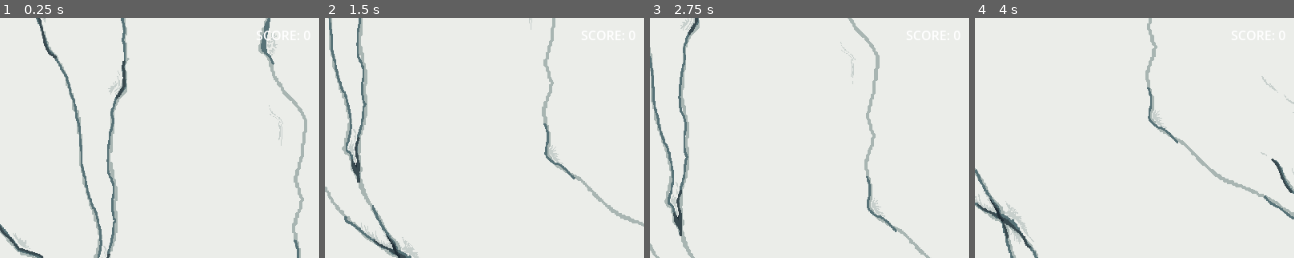
Above: before the commit, frames 1-4 (left to right).
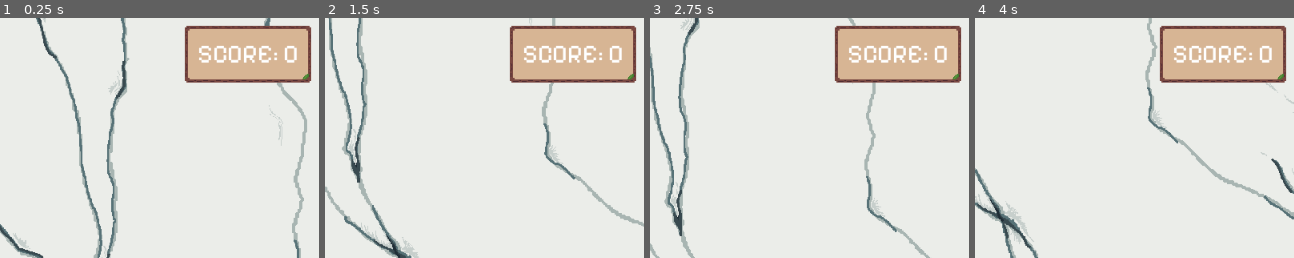
Above: after the commit, the same moments.

Repository: emilijaMarija/ants
Game: Godot game, scene res://game_scene.tscn
Same seed, same stepped clock (60 frames per second), same inputs: the game is played once before the commit and once after it.
Inputs (mouse positions are % of the whole screen's width and height, from its top left):
- Up to frame 1 (0.25 s): no input
- Up to frame 2 (1.5 s): move the mouse to (65, 45) at 0.52 s; move the mouse to (12, 55) at 1.27 s
- Up to frame 3 (2.75 s): move the mouse to (50, 28) at 2.02 s
- Up to frame 4 (4 s): move the mouse to (31, 70) at 2.77 s; move the mouse to (75, 65) at 3.52 s
The pictures show only the part of the screen within x 49-99%, y 1-51%; the shares and areas given below are measured in that part.

The runs differ from the first frame. In frame 1, 8.7% of the frame differs, in the area x 57-98%, y 3-28%; in frame 2, 8.7%; in frame 3, 8.7%; in frame 4, 8.6%.

Commit message:
Change UI theme

Diff:
--- a/ui/ui.tscn
+++ b/ui/ui.tscn
@@ -1,6 +1,22 @@
-[gd_scene load_steps=2 format=3 uid="uid://cultwn2a7j772"]
+[gd_scene load_steps=6 format=3 uid="uid://cultwn2a7j772"]
 
+[ext_resource type="Texture2D" uid="uid://clvjhlr0j8gli" path="res://assets/UI/board_leaf.png" id="1_o5toh"]
+[ext_resource type="FontFile" uid="uid://cw71ymtxw0vr1" path="res://ui/PixelifySans-Regular.ttf" id="1_rtcxu"]
 [ext_resource type="Script" path="res://ui/score.gd" id="1_wsofg"]
+
+[sub_resource type="StyleBoxTexture" id="StyleBoxTexture_m014h"]
+texture = ExtResource("1_o5toh")
+texture_margin_left = 16.0
+texture_margin_top = 16.0
+texture_margin_right = 16.0
+texture_margin_bottom = 16.0
+axis_stretch_horizontal = 1
+axis_stretch_vertical = 1
+
+[sub_resource type="Theme" id="Theme_up4a5"]
+default_font = ExtResource("1_rtcxu")
+Label/font_sizes/font_size = 32
+Label/styles/normal = SubResource("StyleBoxTexture_m014h")
 
 [node name="CanvasLayer" type="CanvasLayer"]
 
@@ -21,6 +37,7 @@
 offset_left = -61.0
 grow_horizontal = 0
 grow_vertical = 2
+theme = SubResource("Theme_up4a5")
 
 [node name="HBoxContainer" type="HBoxContainer" parent="Control/VBoxContainer"]
 layout_mode = 2
Not shown, added: assets/UI/board.png.import
Not shown, added: assets/UI/board_leaf.png.import
Not shown, added: assets/UI/score/board1.png.import
Not shown, added: assets/UI/score/board2.png.import
Not shown, added: assets/UI/score/board3.png.import
Not shown, added: assets/UI/score/board4.png.import
Not shown, added: assets/UI/score/board5.png.import
Not shown, added: assets/UI/score/board6.png.import
Not shown, added: assets/UI/score/board7.png.import
Not shown, added: assets/UI/score/board8.png.import
Not shown, added: assets/UI/score/board9.png.import
Not shown, added: assets/UI/score_leaf/board1.png.import
(and 14 more such lines)
